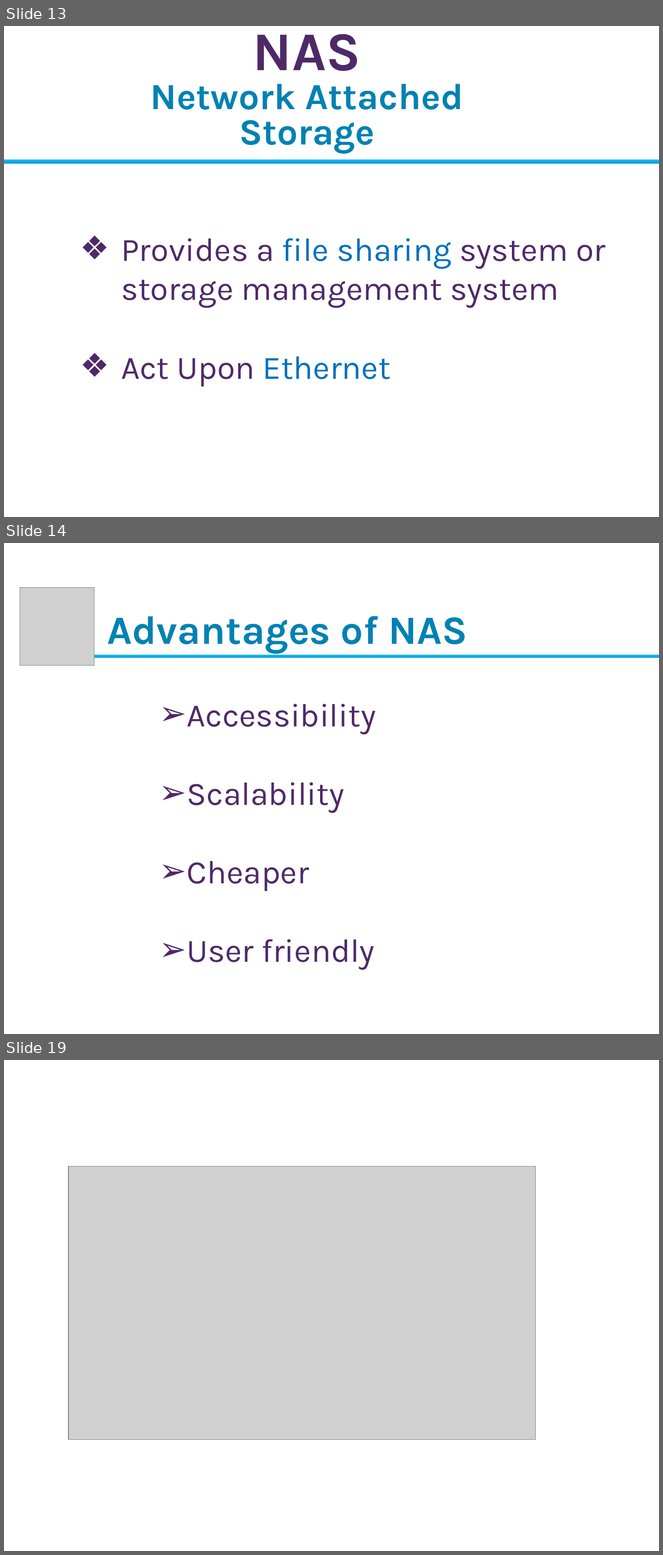
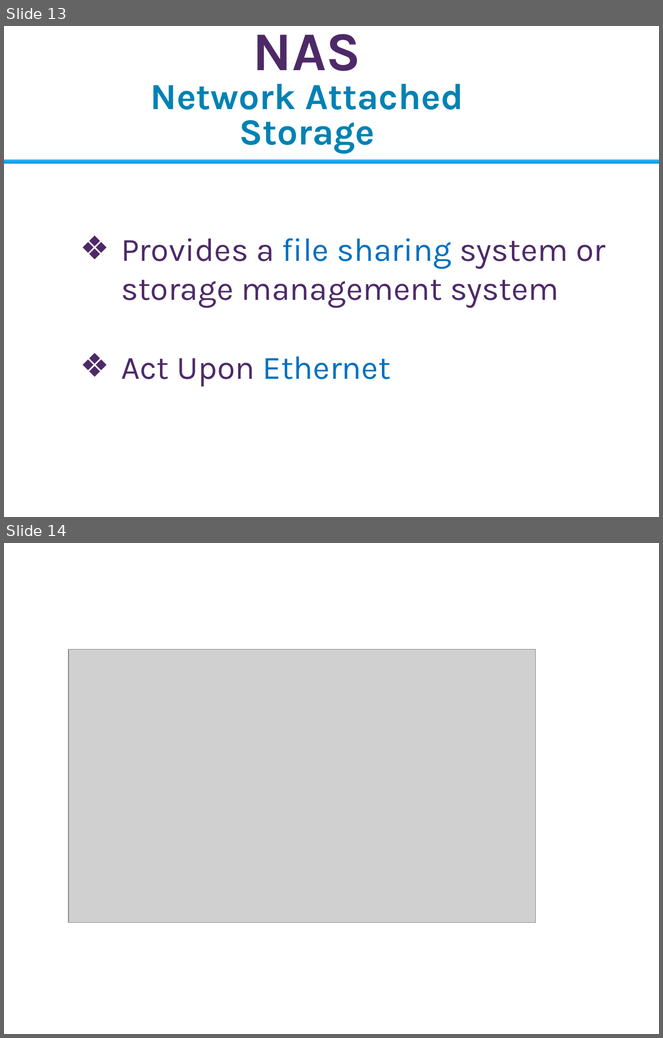
Before and after one commit to Imran4424/C-Plus-Plus-Object-Oriented, a slide deck: OOP.pptx. Shown one above the other, each under a label of ours: slides 13, 14 and 19 before the commit, slides 13 and 14 after it; the slides between them are not shown. The pictures are 663x1555 and 663x1038 pixels, drawn with LibreOffice and Linux fonts; fonts in the diff are those of the drawing; grey boxes stand for pictures; background and template pictures are left out. Boxes give left, top, right and bottom in pixels: in the first picture for what was removed or moved away, otherwise in the second. Text is boxed around its words. In the diff, an @@ line names an element or a change of style, - is before the commit and + after.

```diff
--- a/OOP.pptx
+++ b/OOP.pptx
@@ slide 14 removed at (x1=4, y1=543, x2=659, y2=1034), background picture (left out) @@
@@ picture removed at (x1=20, y1=588, x2=94, y2=666) @@
@@ text removed at (x1=107, y1=616, x2=467, y2=653) @@
-Advantages of NAS
@@ rectangle removed at (x1=45, y1=655, x2=659, y2=657) @@
@@ text removed at (x1=187, y1=704, x2=376, y2=970) @@
-➢ Accessibility
-➢ Scalability
-➢ Cheaper
-➢ User friendly
@@ what was slide 19 is now slide 14 @@
```
Also in this commit, not shown: 1 slide added, 5 other slides removed.
